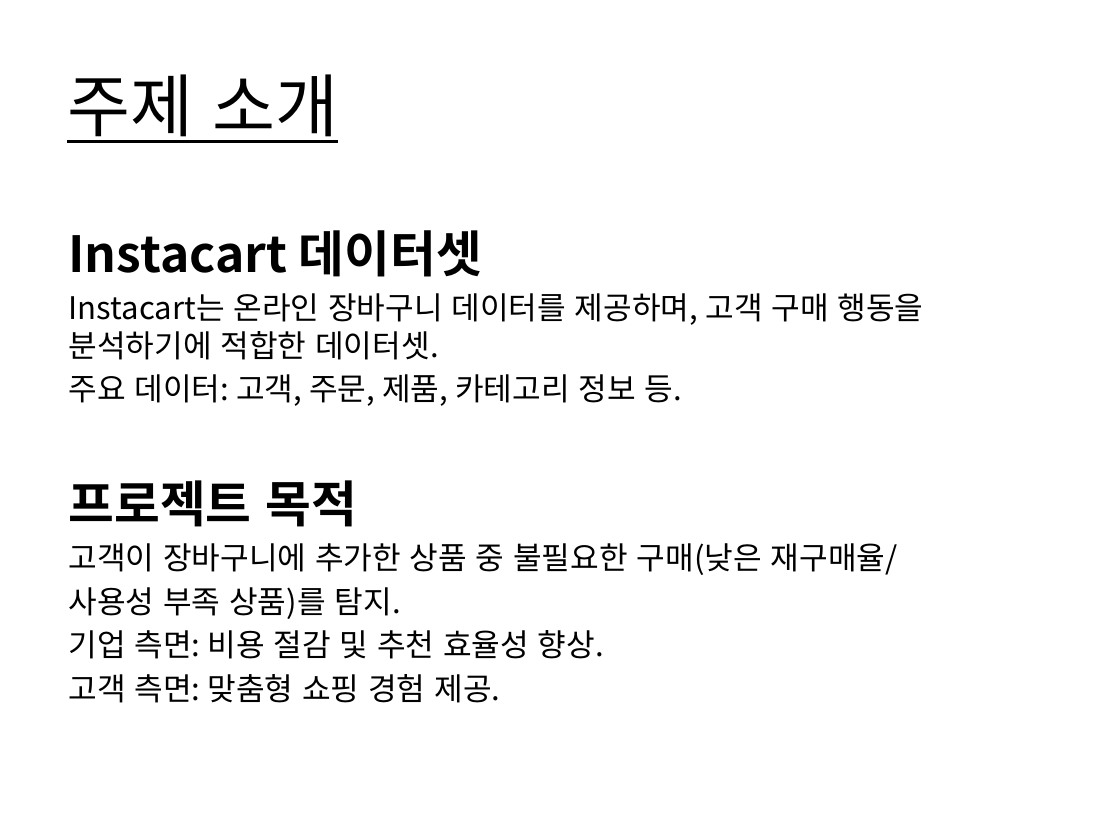
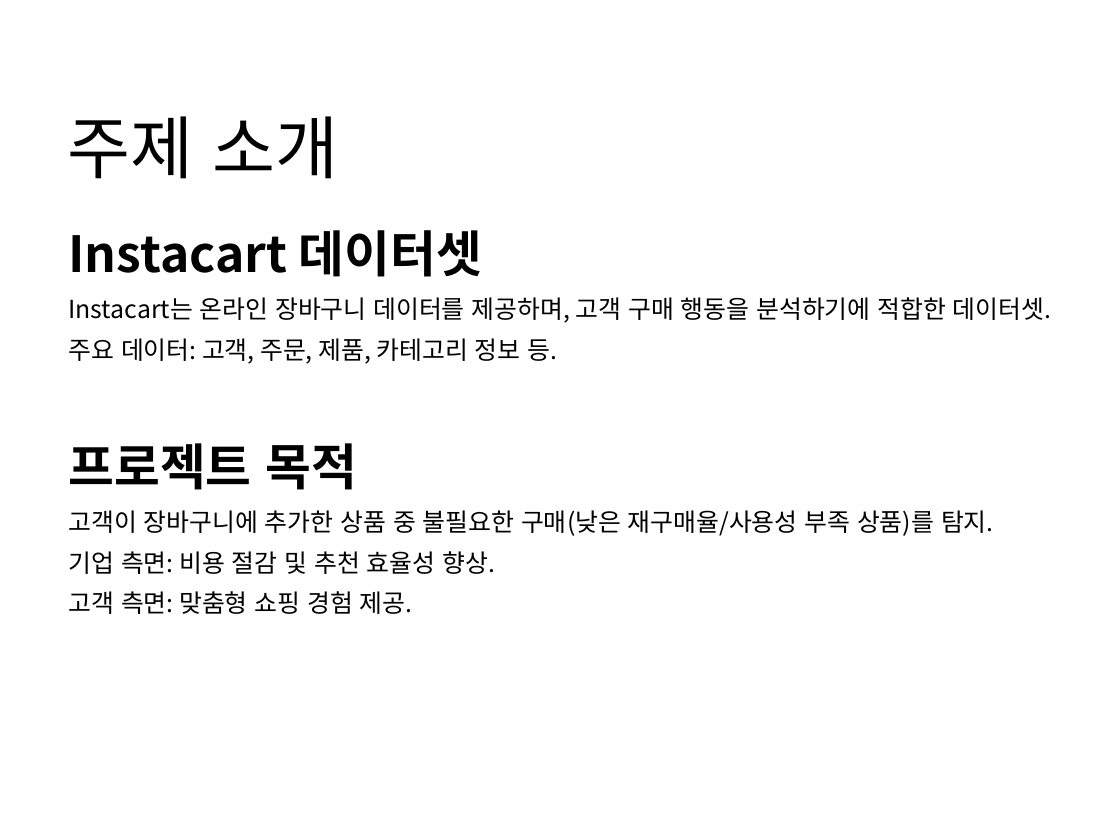
Before and after one commit to WasVelinn/1stPerSonalProjecT, a slide deck: slide 4 of 프레젠테이션1.pptx. Drawn at 1120x840 pixels with LibreOffice and Linux fonts; fonts in the diff are those of the drawing. Boxes give left, top, right and bottom in pixels: in the first picture for what was removed or moved away, otherwise in the second. Text is boxed around its words. In the diff, an @@ line names an element or a change of style, - is before the commit and + after.

```diff
--- a/프레젠테이션1.pptx
+++ b/프레젠테이션1.pptx
@@ title "주제 소개": place and size @@
-title "주제 소개" at (67, 74, 338, 143)
+title "주제 소개" at (67, 116, 338, 179)
@@ title "주제 소개" at (67, 116, 338, 179): underline off @@
@@ text at (68, 230, 1051, 614): size 20 to 16 pt in "Instacart는 온라인 장바구니 데이터를 제공하며, 고객 구매 ...", "주요 데이터: 고객, 주문, 제품, 카테고리 정보 ...", "기업 측면: 비용 절감 및 추천 효율성 ...", "고객 측면: 맞춤형 쇼핑 경험 제공."; line spacing 1 to 1.3; line spacing 1 to 1.2; line spacing 1.2 to 1.3 @@
@@ text at (68, 510, 994, 536): text changed; size 20 to 16 pt @@
-고객이 장바구니에 추가한 상품 중 불필요한 구매(낮은 재구매율/
-사용성 부족 상품)를 탐지.
+고객이 장바구니에 추가한 상품 중 불필요한 구매(낮은 재구매율/사용성 부족 상품)를 탐지.
```
Also in this commit, not shown: 10 other slides changed, 4 slides added, 3 slides removed, 8 other files.
